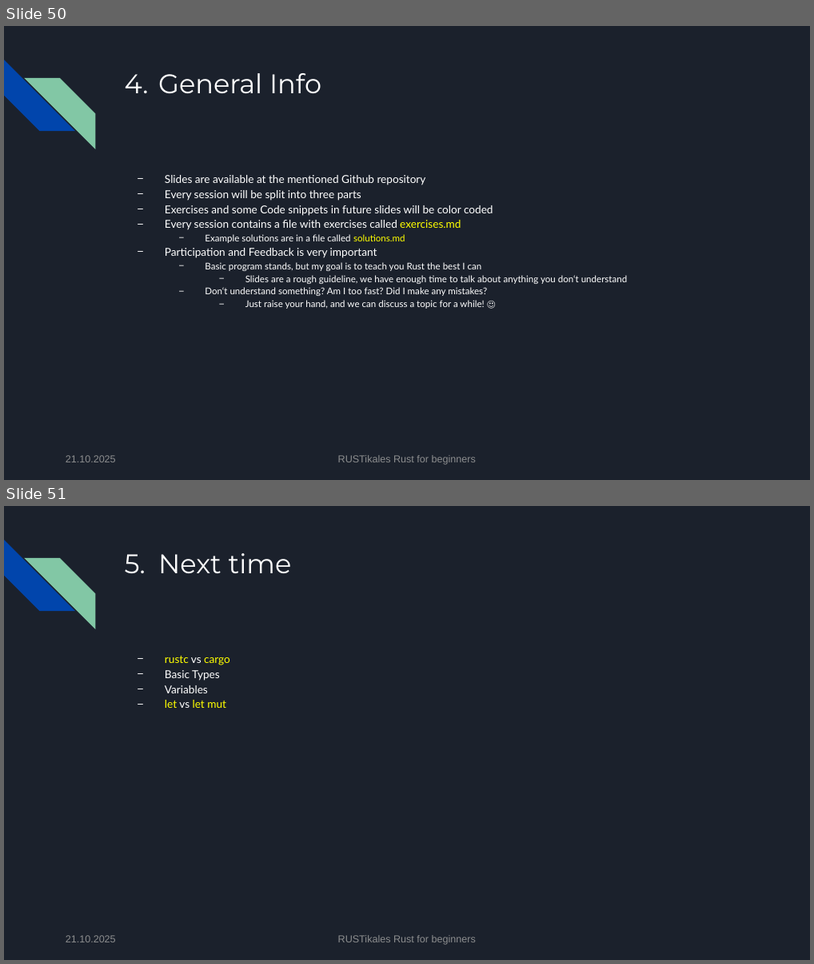
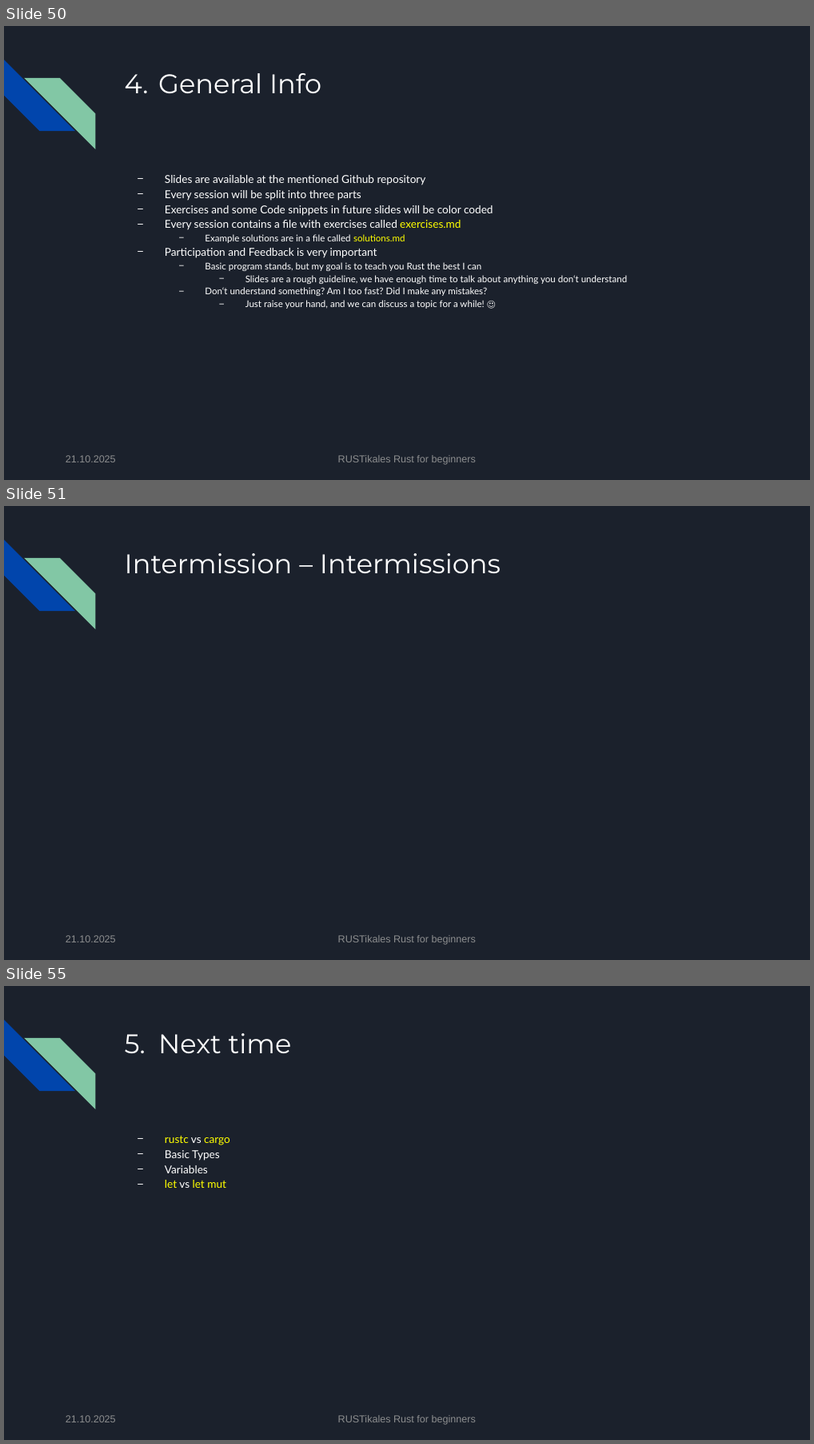
Before and after one commit to pfhaupt/progkurs, a slide deck: rust-beginner/01 - Installation/01 - original.pptx. Shown one above the other, each under a label of ours: slides 50 and 51 before the commit, slides 50, 51 and 55 after it; the slides between them are not shown. The pictures are 814x964 and 814x1444 pixels, drawn with LibreOffice and Linux fonts; fonts in the diff are those of the drawing. Boxes give left, top, right and bottom in pixels: in the first picture for what was removed or moved away, otherwise in the second. Text is boxed around its words. In the diff, an @@ line names an element or a change of style, - is before the commit and + after.

Commit message:
[R-B-01] Update slides
- Add Intermission intermission

```diff
--- a/rust-beginner/01 - Installation/01 - original.pptx
+++ b/rust-beginner/01 - Installation/01 - original.pptx
@@ slide 51 added at (4, 506, 810, 960), background #1B212C; not listed: 2 template elements that a slide beside it also shows @@
@@ title added at (125, 553, 501, 573), 32 pt, text #FFFFFF @@
+Intermission – Intermissions
@@ text added at (66, 935, 116, 942), 12 pt, text #8D8D8F @@
+21.10.2025
@@ text added at (338, 935, 476, 944), 12 pt, text #8D8D8F @@
+RUSTikales Rust for beginners
@@ what was slide 51 is now slide 55 @@
```
Also in this commit, not shown: 3 other slides added, 1 other file.
